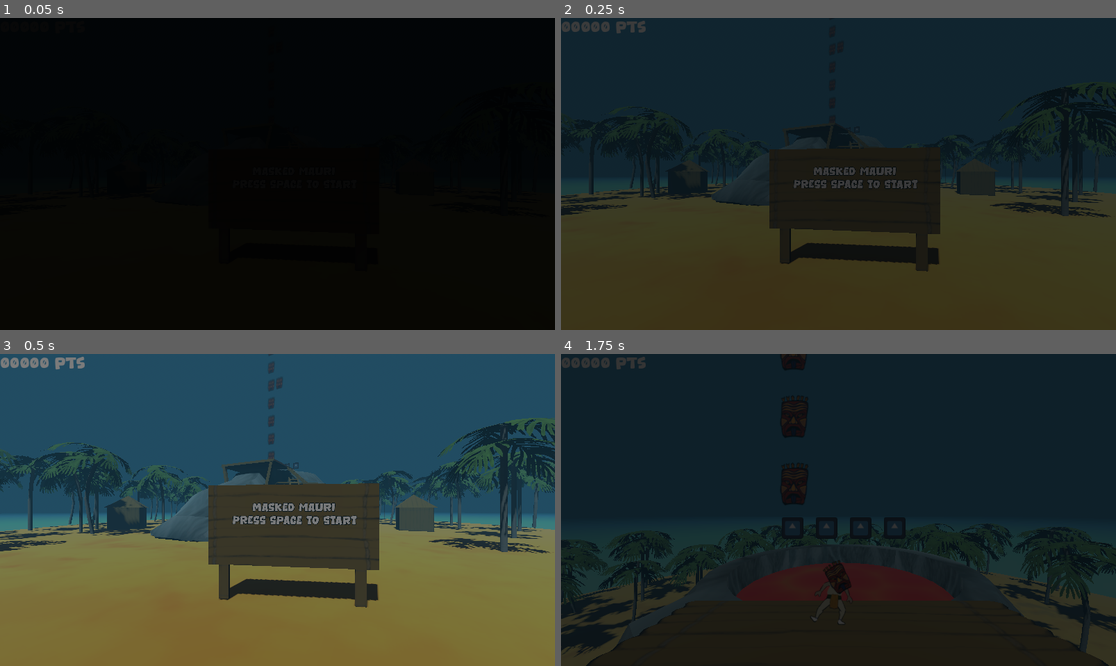
Above: before the commit, frames 1-4 (two rows, left to right).
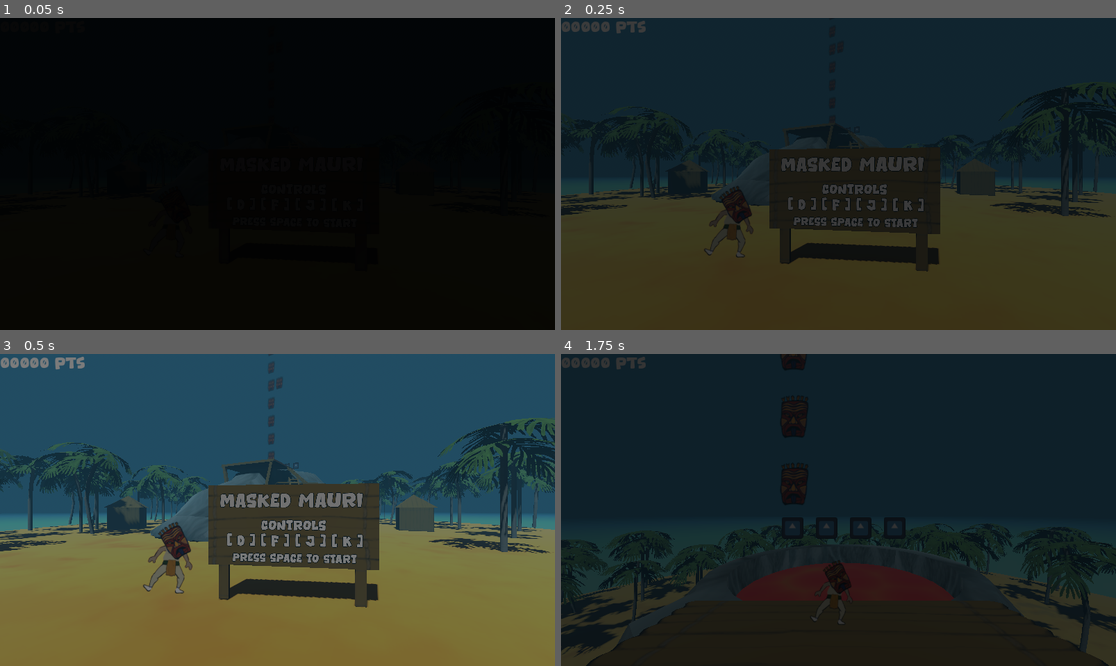
Above: after the commit, the same moments.

Repository: juhanakristian/ggj2026
Game: Godot game, scene res://scenes/main/main.tscn
The game is run twice, just before and just after one commit, with the same random seed, the same clock (stepped at 60 frames per second) and the same inputs. The engine's default icon, where the game draws it, is replaced by a stand-in: a white triangle on a blue panel in a dark square. Sound files missing from this copy of the repository are replaced by a short silence.
Inputs:
- Up to frame 1 (0.05 s): no input
- Up to frame 2 (0.25 s): no input
- Up to frame 3 (0.5 s): no input
- Up to frame 4 (1.75 s): tap Enter (ui_accept) at 0.5, 0.77, 1.52 s

The runs differ from the first frame. In frame 2, 2.7% of the frame differs, in the area x 25-66%, y 44-77%; in frame 3, 3.5%; in frame 4, nothing differs.

Commit message:
Temp main menu

Diff:
--- a/mauri/scenes/main/main.tscn
+++ b/mauri/scenes/main/main.tscn
@@ -7,6 +7,8 @@
 [ext_resource type="PackedScene" uid="uid://c0wlvdl6homui" path="res://scenes/main/misc/peeker/peeker.tscn" id="6_hujxm"]
 [ext_resource type="FontFile" uid="uid://crw7u70s1we37" path="res://assets/fonts/lost_tumbler_font/Lost Tumbler.ttf" id="6_ow5a4"]
 [ext_resource type="AudioStream" uid="uid://blynqhknqlaih" path="res://assets/audio/music.mp3" id="7_hujxm"]
+[ext_resource type="Script" uid="uid://cohe14cnx3vw5" path="res://scenes/game/controller/note_controller.gd" id="8_b1x3f"]
+[ext_resource type="PackedScene" uid="uid://cab1knnj3r7e6" path="res://scenes/game/dancer/dancer.tscn" id="9_a8run"]
 
 [node name="Main" type="Node" unique_id=2111695777]
 script = ExtResource("1_iuonh")
@@ -21,11 +23,19 @@
 transform = Transform3D(0.9038662, 0, 0.4278154, 0, 1, 0, -0.4278154, 0, 0.9038662, 17.840939, 5, 40.5995)
 
 [node name="Label3D" type="Label3D" parent="." unique_id=626493288]
-transform = Transform3D(0.9333613, 0, 0.35893816, 0, 1, 0, -0.35893816, 0, 0.9333613, 15.539572, 4.8898125, 34.576096)
+transform = Transform3D(0.9443591, 0, 0.32891607, 0, 1, 0, -0.32891607, 0, 0.9443591, 15.388622, 5.318195, 34.576096)
+modulate = Color(0.9392401, 0.9269068, 0.92312264, 1)
 text = "Masked mauri
-press space to start"
+"
 font = ExtResource("6_ow5a4")
-font_size = 64
+font_size = 112
+
+[node name="Label3D2" type="Label3D" parent="." unique_id=398725326]
+transform = Transform3D(0.9333613, 0, 0.35893816, 0, 1, 0, -0.35893816, 0, 0.9333613, 15.539572, 4.2787857, 34.576096)
+text = "Controls
+[ D ] [ F ] [ J ] [ K ]"
+font = ExtResource("6_ow5a4")
+font_size = 77
 
 [node name="Peeker" parent="." unique_id=1676597725 instance=ExtResource("6_hujxm")]
 transform = Transform3D(0.39766043, 0, 0.91753274, 0, 0.99999976, 0, -0.91753274, 0, 0.39766043, -21.384445, 3.6712108, 20.21429)
@@ -37,3 +47,18 @@
 [node name="Peeker2" parent="." unique_id=33734895 instance=ExtResource("6_hujxm")]
 transform = Transform3D(0.92998207, 0, 0.36760524, 0, 0.99999976, 0, -0.36760524, 0, 0.92998207, 23.550419, 3.6712108, 3.2142906)
 wait_time_sec = 5.0
+
+[node name="NoteController" type="Node" parent="." unique_id=588393881]
+script = ExtResource("8_b1x3f")
+metadata/_custom_type_script = "uid://cohe14cnx3vw5"
+
+[node name="Dancer" parent="NoteController" unique_id=898125721 instance=ExtResource("9_a8run")]
+transform = Transform3D(0.8660255, 0, 0.5, 0, 1, 0, -0.5, 0, 0.8660255, 11.3486595, 2.415337, 35.77478)
+
+[node name="Label3D3" type="Label3D" parent="." unique_id=1991079546]
+transform = Transform3D(0.9333613, 0, 0.35893816, 0, 1, 0, -0.35893816, 0, 0.9333613, 15.539572, 3.4844127, 34.576096)
+text = "press space to start"
+font = ExtResource("6_ow5a4")
+font_size = 64
+
+[connection signal="note_mask_updated" from="NoteController" to="NoteController/Dancer" method="_on_note_mask_updated"]
